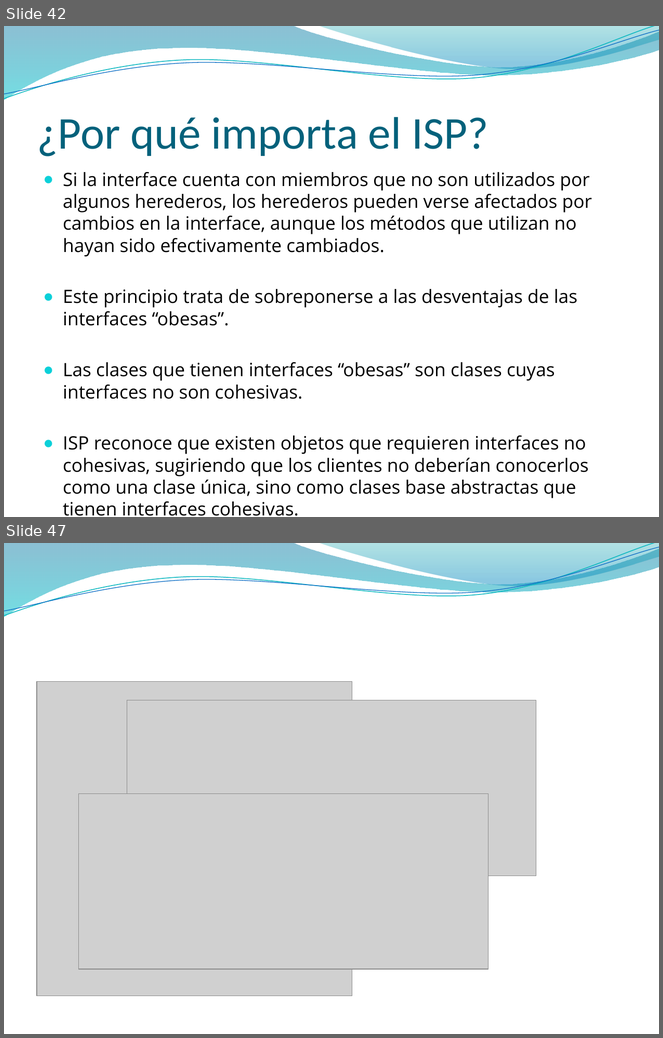
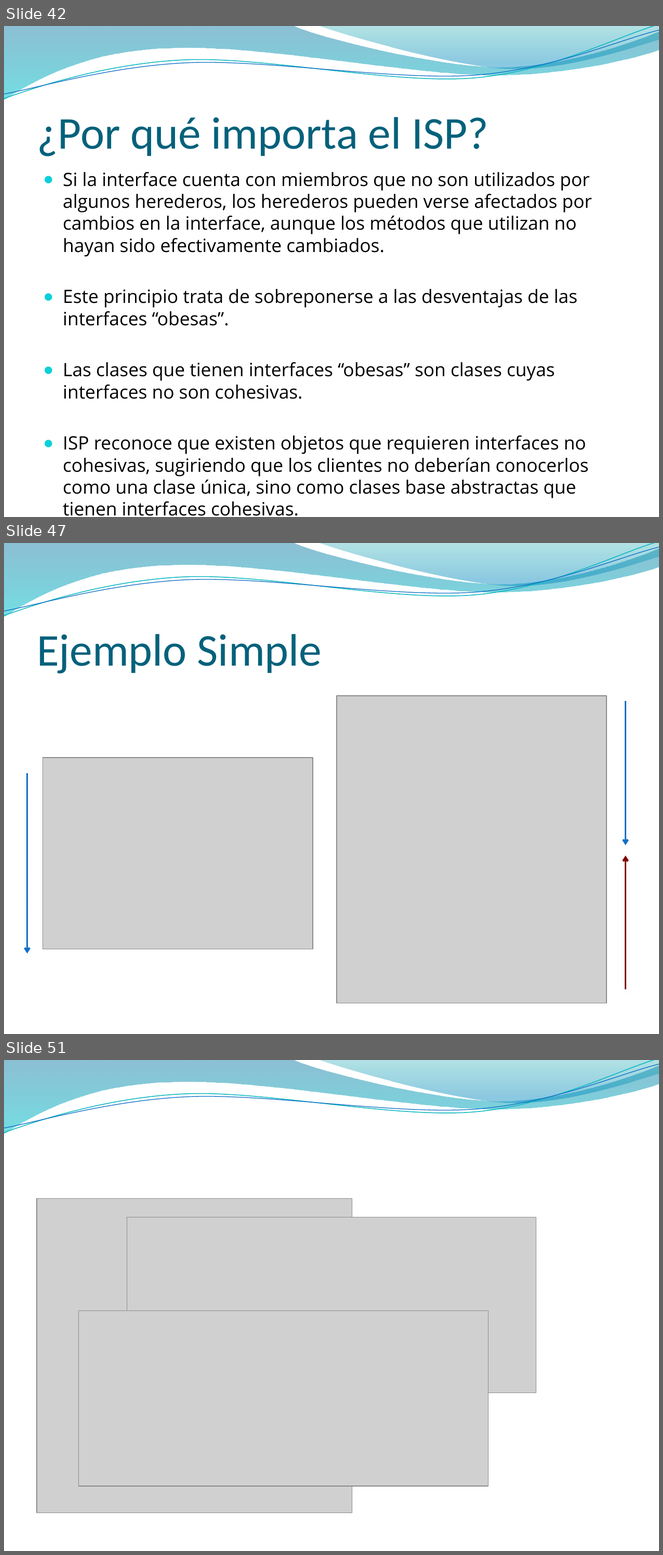
Before and after one commit to vvalotto/MiRepositorio, a slide deck: Disenio de Software/Principios OO/Presentaciones/Principios de Diseño OO.pptx. Shown one above the other, each under a label of ours: slides 42 and 47 before the commit, slides 42, 47 and 51 after it; the slides between them are not shown. The pictures are 663x1038 and 663x1555 pixels, drawn with LibreOffice and Linux fonts; fonts in the diff are those of the drawing; grey boxes stand for pictures; background and template pictures are left out. Boxes give left, top, right and bottom in pixels: in the first picture for what was removed or moved away, otherwise in the second. Text is boxed around its words. In the diff, an @@ line names an element or a change of style, - is before the commit and + after.

```diff
--- a/Disenio de Software/Principios OO/Presentaciones/Principios de Diseño OO.pptx
+++ b/Disenio de Software/Principios OO/Presentaciones/Principios de Diseño OO.pptx
@@ slide 47 added at bbox=[4, 543, 659, 1034], background picture (left out); not listed: 4 template elements that a slide beside it also shows @@
@@ title added at bbox=[37, 634, 322, 674], 50 pt, text #04617B @@
+Ejemplo Simple
@@ picture added at bbox=[337, 696, 607, 1003] @@
@@ arrow added from (626, 701) to (626, 846), #0F6FC6 2 pt @@
@@ picture added at bbox=[42, 758, 313, 949] @@
@@ arrow added from (27, 773) to (27, 954), #0F6FC6 2 pt @@
@@ arrow added from (626, 990) to (626, 856), #800000 2 pt @@
@@ what was slide 47 is now slide 51 @@
```
Also in this commit, not shown: 4 slides changed, 4 other slides added, 1 slide removed.
